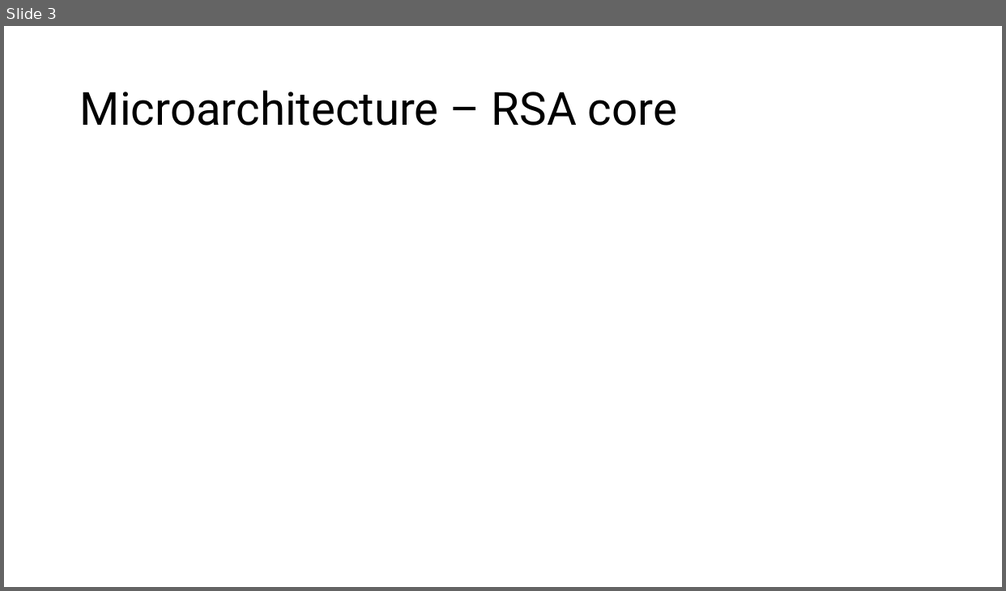
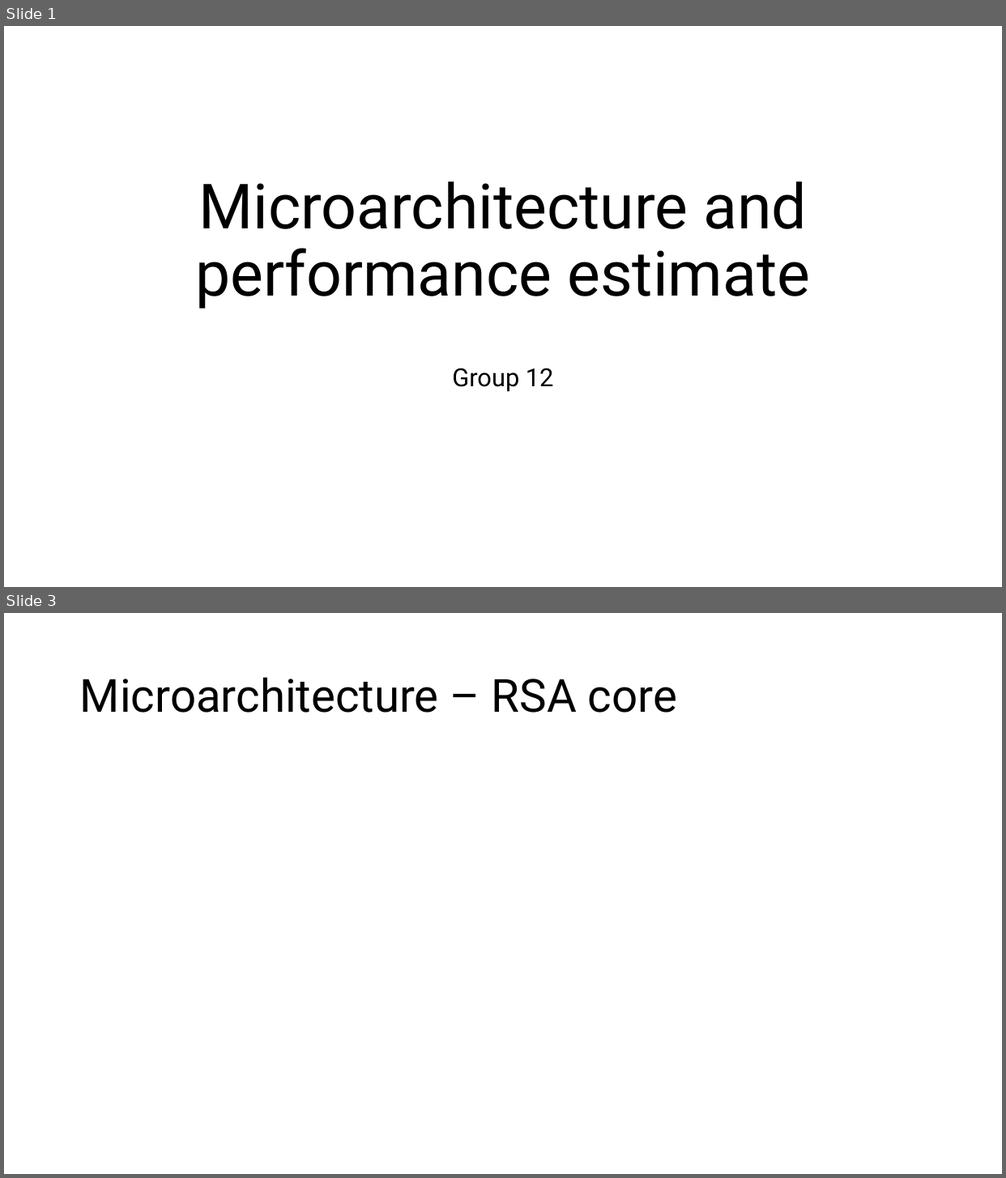
Before and after one commit to Lorangs/TFE4141_Digital_Design_1, a slide deck: TermProject/Microarchitecture_presentation.pptx. Shown one above the other, each under a label of ours: slide 3 before the commit, slides 1 and 3 after it; the slides between them are not shown. The pictures are 1006x591 and 1006x1178 pixels, drawn with LibreOffice and Linux fonts; fonts in the diff are those of the drawing. Boxes give left, top, right and bottom in pixels: in the first picture for what was removed or moved away, otherwise in the second. Text is boxed around its words. In the diff, an @@ line names an element or a change of style, - is before the commit and + after.

```diff
--- a/TermProject/Microarchitecture_presentation.pptx
+++ b/TermProject/Microarchitecture_presentation.pptx
@@ slide 1 added at bbox=[4, 26, 1002, 587], background #FFFFFF @@
@@ title added at bbox=[195, 182, 810, 309], 60 pt, text #000000 @@
+Microarchitecture and performance estimate
@@ subtitle added at bbox=[452, 368, 554, 392], 24 pt, text #000000 @@
+Group 12
```
Also in this commit, not shown: 2 slides changed, 1 slide removed.
